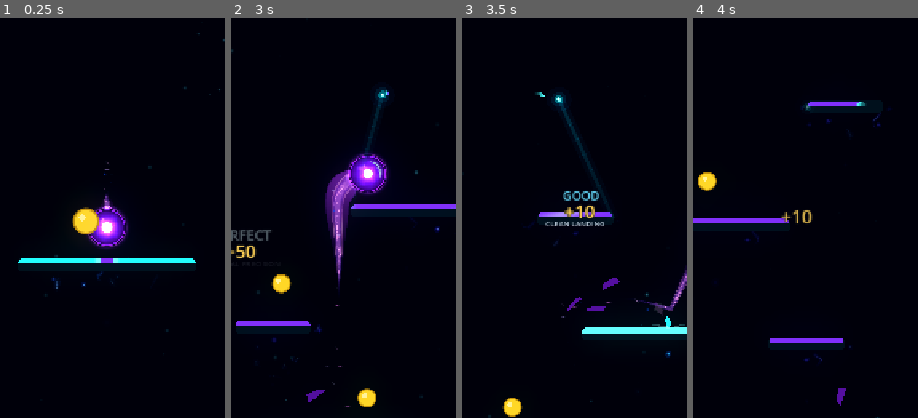
Above: before the commit, frames 1-4 (left to right).
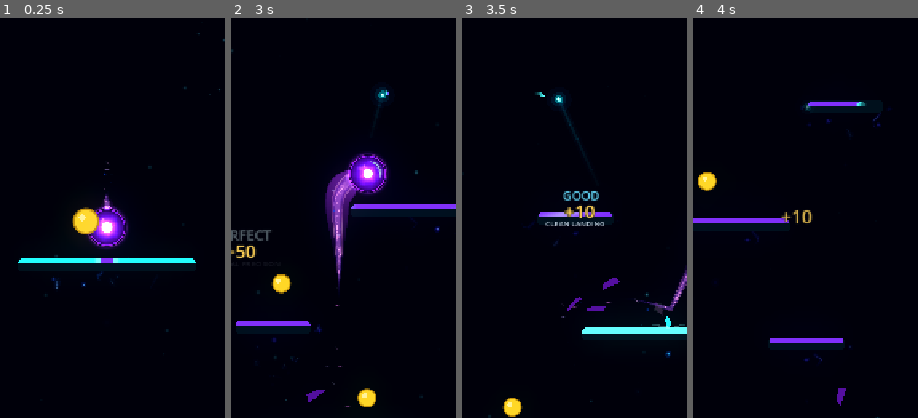
Above: after the commit, the same moments.

Repository: Kryodo/TowerJump
Game: Godot game, scene res://scenes/main.tscn
The game is run twice, just before and just after one commit, with the same random seed, the same clock (stepped at 60 frames per second) and the same inputs.
Inputs (mouse positions are % of the whole screen's width and height, from its top left):
- Up to frame 1 (0.25 s): no input
- Up to frame 2 (3 s): move the mouse to (72, 45) at 0.52 s; hold Right (ui_right) 0.53-1.25 s; click (72, 45) at 0.67 s; drag from (30, 55) to (47, 31) at 1.27 s; click "Nochmal spielen" at 2 s; move the mouse to (60, 28) at 2.77 s; hold Right (ui_right) from 2.78 s (still down)
- Up to frame 3 (3.5 s): keep holding Right (ui_right)
- Up to frame 4 (4 s): release Right (ui_right) at 3.5 s; drag from (45, 70) to (20, 35) at 3.52 s
The pictures show only the part of the screen within x 26-76%, y 27-77%; the shares and areas given below are measured in that part.

Frame 1 is identical in both runs. In frame 2, 0.1% of the frame differs, in the area x 59-67%, y 21-33%; in frame 3, 0.2%, in the area x 43-65%, y 21-47%; in frame 4, nothing differs.

Commit message:
Keep the traveling pulse trail short and restrained

Diff:
--- a/scripts/forward_assembly_pulse_visual.gd
+++ b/scripts/forward_assembly_pulse_visual.gd
@@ -2,7 +2,7 @@
 ## Lightweight additive-looking visual for the shared forward-construction pulse.
 ## This node only draws; scheduling and gameplay ownership remain in PlatformSpawner.
 
-const TRAIL_LIFETIME: float = 0.24
+const TRAIL_LIFETIME: float = 0.14
 const MAX_TRAIL_POINTS: int = 28
 
 var _pulse_position: Vector2 = Vector2.ZERO
@@ -49,15 +49,15 @@
 		draw_line(
 			previous_position,
 			point_position,
-			Color(0.02, 0.58, 1.25, alpha * 0.055),
-			18.0,
+			Color(0.02, 0.58, 1.25, alpha * 0.045),
+			12.0,
 			true
 		)
 		draw_line(
 			previous_position,
 			point_position,
-			Color(0.0, 0.82, 1.45, alpha * 0.18),
-			5.0,
+			Color(0.0, 0.82, 1.45, alpha * 0.15),
+			4.0,
 			true
 		)
 		previous_position = point_position
@@ -69,15 +69,15 @@
 		draw_line(
 			last_point["position"],
 			_pulse_position,
-			Color(0.02, 0.58, 1.25, trail_alpha * 0.055),
-			18.0,
+			Color(0.02, 0.58, 1.25, trail_alpha * 0.045),
+			12.0,
 			true
 		)
 		draw_line(
 			last_point["position"],
 			_pulse_position,
-			Color(0.0, 0.82, 1.45, trail_alpha * 0.18),
-			5.0,
+			Color(0.0, 0.82, 1.45, trail_alpha * 0.15),
+			4.0,
 			true
 		)
 
